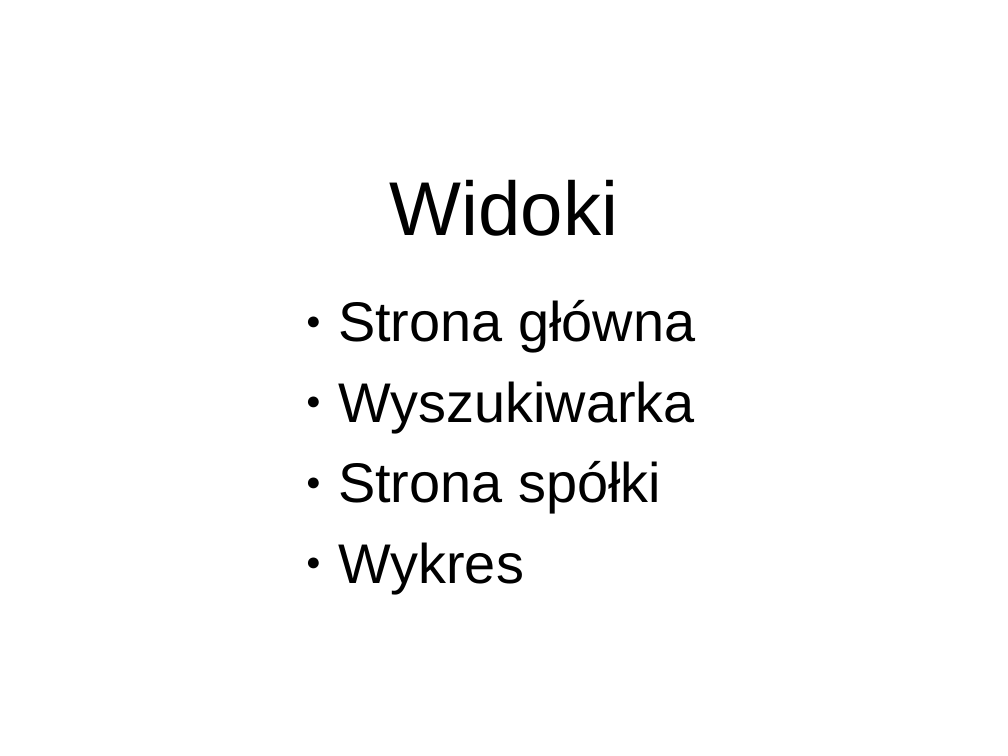
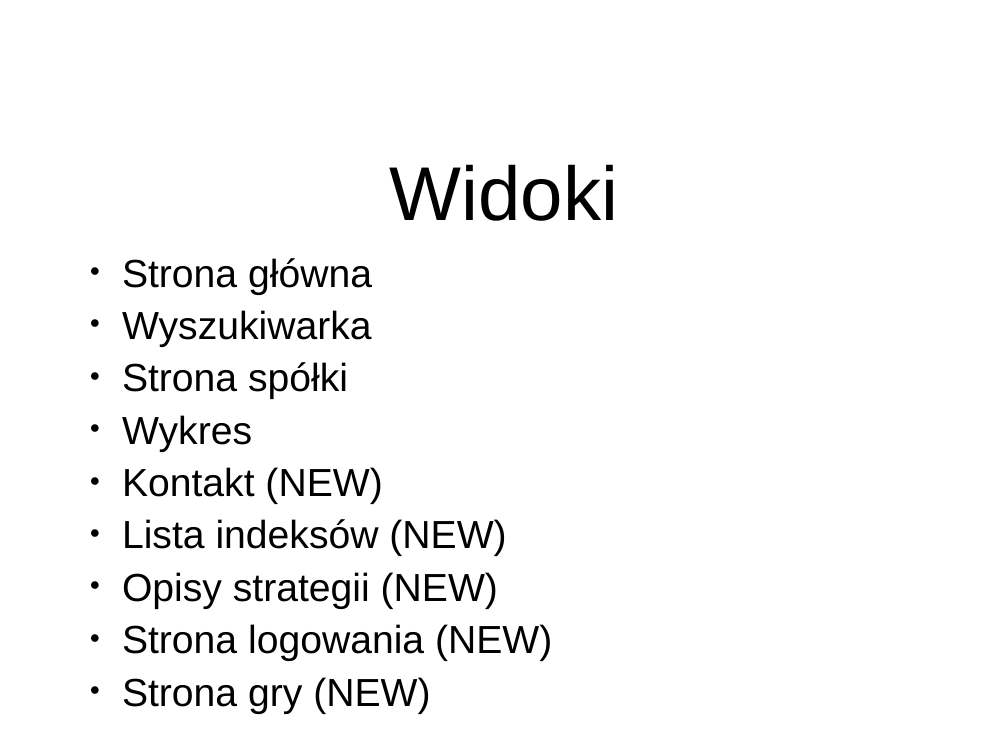
Before and after one commit to NaczelnyRachmistrz/StockRogue, a slide deck: slide 8 of prezentacja/stock_rogue.ppt. Drawn at 1008x756 pixels with LibreOffice and Linux fonts; fonts in the diff are those of the drawing; background and template pictures are left out. Boxes give left, top, right and bottom in pixels: in the first picture for what was removed or moved away, otherwise in the second. Text is boxed around its words. In the diff, an @@ line names an element or a change of style, - is before the commit and + after.

```diff
--- a/prezentacja/stock_rogue.ppt
+++ b/prezentacja/stock_rogue.ppt
@@ title "Widoki": place and size @@
-title "Widoki" at bbox=[390, 179, 619, 236]
+title "Widoki" at bbox=[389, 164, 618, 221]
@@ text "Strona główna": place and size @@
-text "Strona główna" at bbox=[338, 300, 695, 593]
+text "Strona główna" at bbox=[122, 258, 552, 714]
@@ text at bbox=[122, 258, 372, 452]: size 44 to 30.8 pt in "Strona główna", "Wyszukiwarka", "Strona spółki", "Wykres"; line spacing 0.93 to 0.73 @@
@@ text at bbox=[122, 467, 552, 714]: paragraphs added @@
+● Kontakt (NEW)
+● Lista indeksów (NEW)
+● Opisy strategii (NEW)
+● Strona logowania (NEW)
+● Strona gry (NEW)
```
Also in this commit, not shown: 5 other slides changed, 6 slides added, 1 slide removed.
